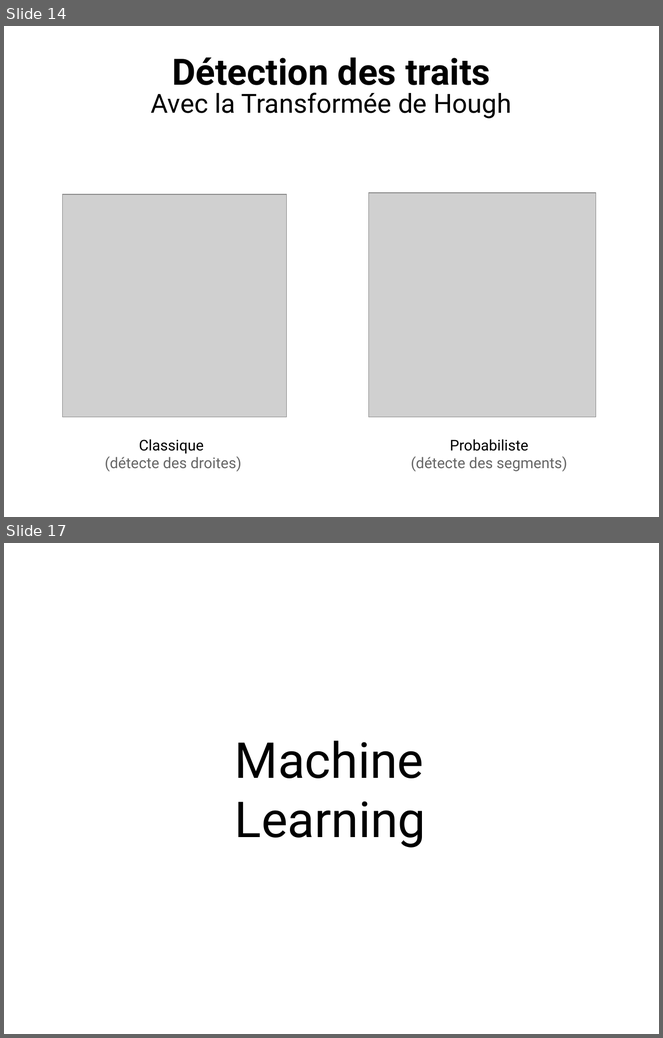
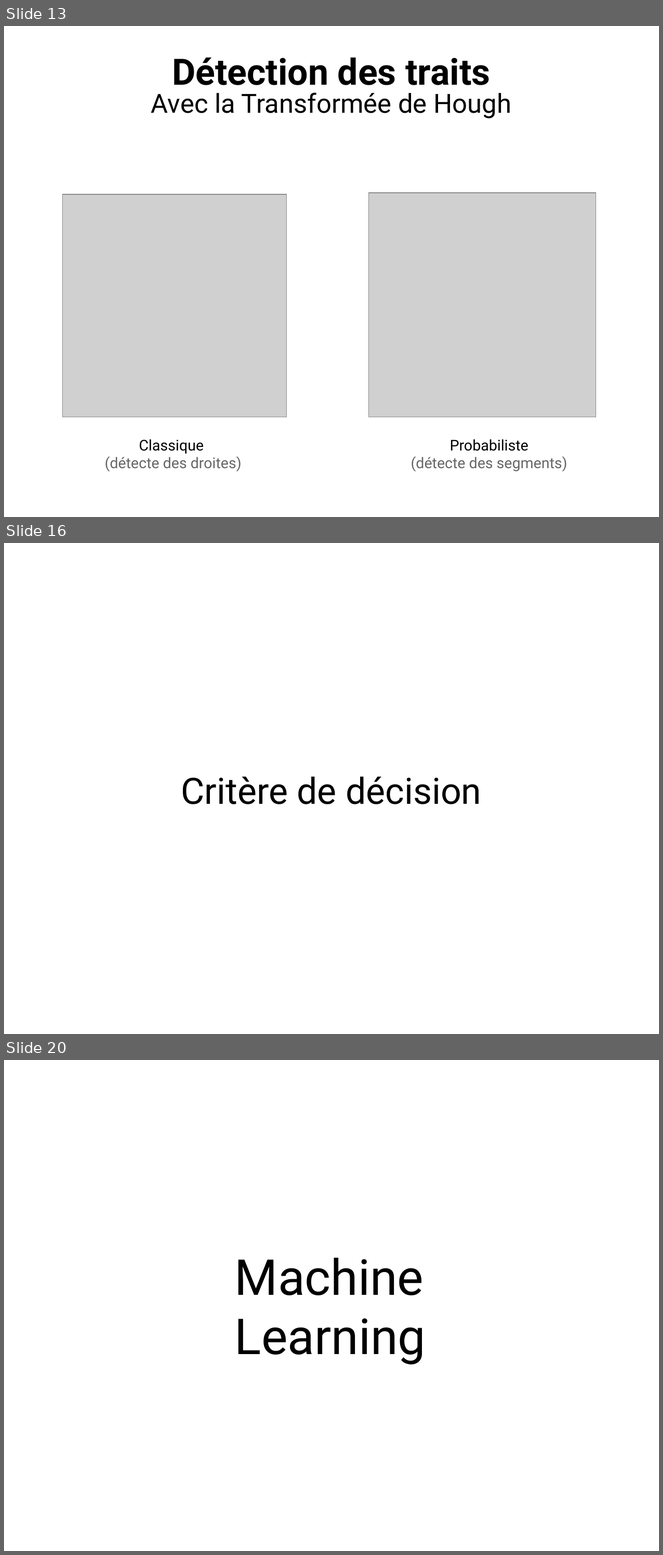
Before and after one commit to ewen-lbh/bone-fracture-detection, a slide deck: slides/mpsi/slides.odp. Shown one above the other, each under a label of ours: slides 14 and 17 before the commit, slides 13, 16 and 20 after it; the slides between them are not shown. The pictures are 663x1038 and 663x1555 pixels, drawn with LibreOffice and Linux fonts; fonts in the diff are those of the drawing; grey boxes stand for pictures. Boxes give left, top, right and bottom in pixels: in the first picture for what was removed or moved away, otherwise in the second. Text is boxed around its words. In the diff, an @@ line names an element or a change of style, - is before the commit and + after.

```diff
--- a/slides/mpsi/slides.odp
+++ b/slides/mpsi/slides.odp
@@ slide 16 added at (x1=4, y1=543, x2=659, y2=1034), background #FFFFFF @@
@@ title added at (x1=181, y1=776, x2=481, y2=805), 44 pt, text #000000 @@
+Critère de décision
@@ what was slide 14 is now slide 13 @@
@@ what was slide 17 is now slide 20 @@
```
Also in this commit, not shown: 3 slides changed, 3 other slides added, 1 slide removed.
